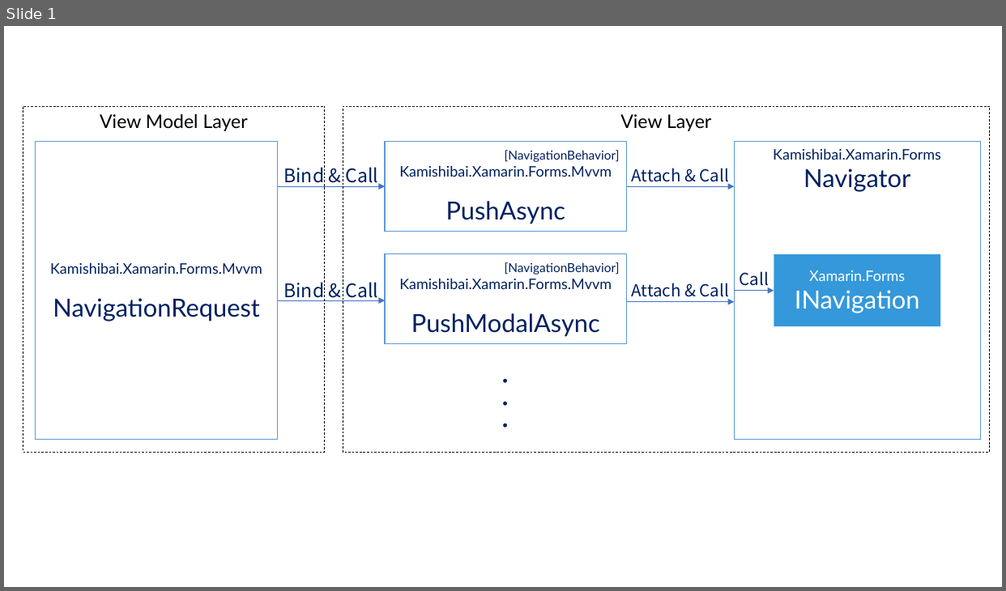
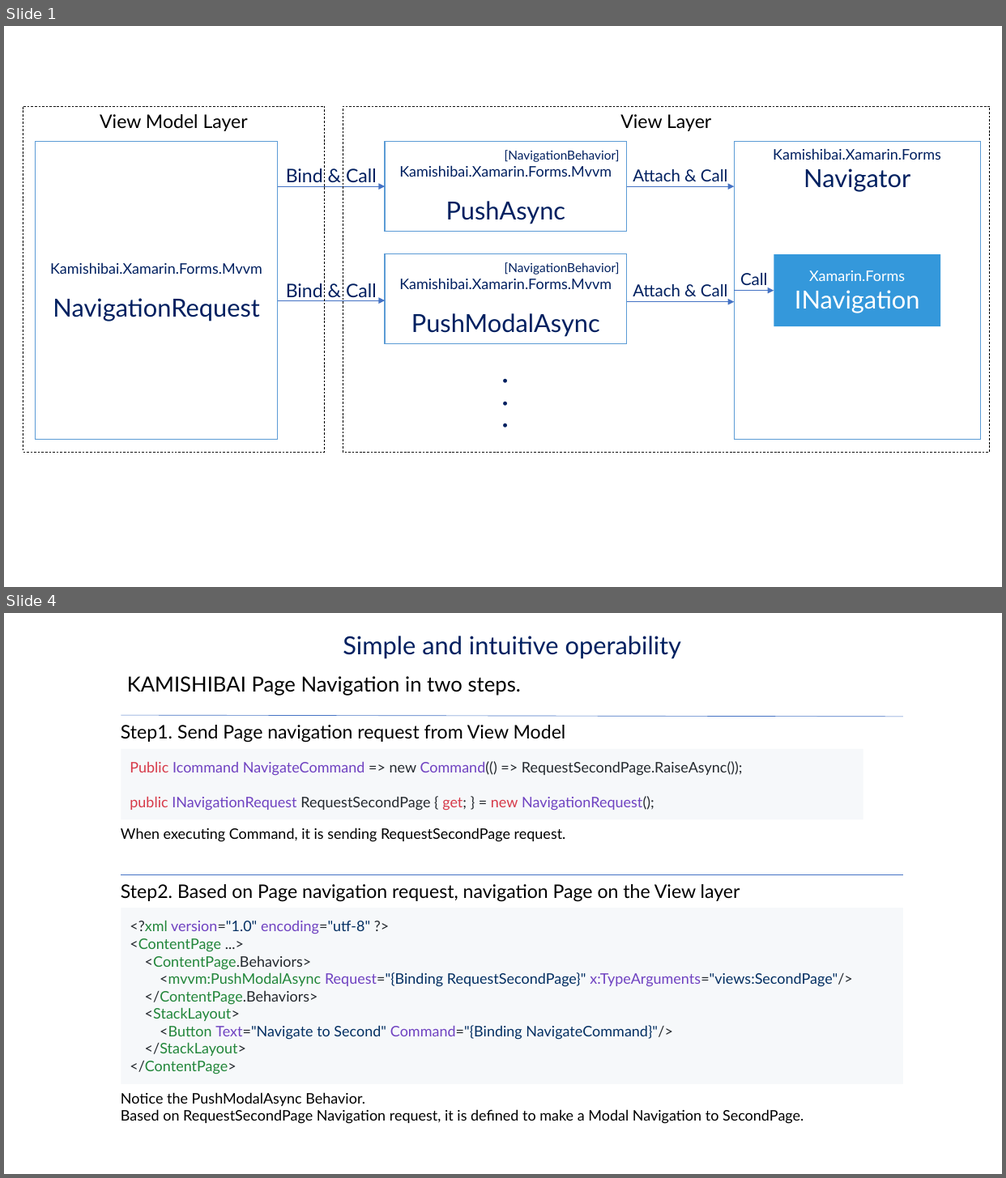
Before and after one commit to nuitsjp/KAMISHIBAI, a slide deck: Document/KAMISHIBAI.pptx. Shown one above the other, each under a label of ours: slide 1 before the commit, slides 1 and 4 after it; the slides between them are not shown. The pictures are 1006x591 and 1006x1178 pixels, drawn with LibreOffice and Linux fonts; fonts in the diff are those of the drawing. Boxes give left, top, right and bottom in pixels: in the first picture for what was removed or moved away, otherwise in the second. Text is boxed around its words. In the diff, an @@ line names an element or a change of style, - is before the commit and + after.

```diff
--- a/Document/KAMISHIBAI.pptx
+++ b/Document/KAMISHIBAI.pptx
@@ slide 4 added at (4,613,1002,1174), background #FFFFFF @@
@@ text added at (343,636,682,659), 24 pt, text #002060 @@
+Simple and intuitive operability
@@ text added at (127,676,521,696), 20 pt, text #000000 @@
+KAMISHIBAI Page Navigation in two steps.
@@ text added at (121,725,566,842), 14 pt, text #000000 @@
+Step1. Send Page navigation request from View Model
+When executing Command, it is sending RequestSecondPage request.
@@ line added from (121, 715) to (903, 717), #4472C4 0.5 pt @@
@@ rectangle added at (121,749,863,820), fill #F6F8FA, 14 pt, text #24292E @@
+Public Icommand NavigateCommand => new Command(() => RequestSecondPage.RaiseAsync());
+public INavigationRequest RequestSecondPage { get; } = new NavigationRequest();
@@ line added from (121, 875) to (903, 875), #4472C4 0.5 pt @@
@@ text added at (121,884,803,1124), 14 pt, text #000000 @@
+Step2. Based on Page navigation request, navigation Page on the View layer
+Notice the PushModalAsync Behavior.
+Based on RequestSecondPage Navigation request, it is defined to make a Modal Navigation to SecondPage.
@@ rectangle added at (121,908,903,1084), fill #F6F8FA, 14 pt, text #032F62 @@
+<?xml version="1.0" encoding="utf-8" ?>
+<ContentPage ...>
+<ContentPage.Behaviors>
+<mvvm:PushModalAsync Request="{Binding RequestSecondPage}" x:TypeArguments="views:SecondPage"/>
+</ContentPage.Behaviors>
+<StackLayout>
+<Button Text="Navigate to Second" Command="{Binding NavigateCommand}"/>
+</StackLayout>
+</ContentPage>
@@ slide 1 changed as well @@
@@ font Noto Sans CJK JP to Lato in 5 elements at (286,169,377,182), (286,284,377,301), (740,273,767,285), (633,169,728,186), (633,284,728,301) @@
```
Also in this commit, not shown: 2 other slides added, 3 other files.
